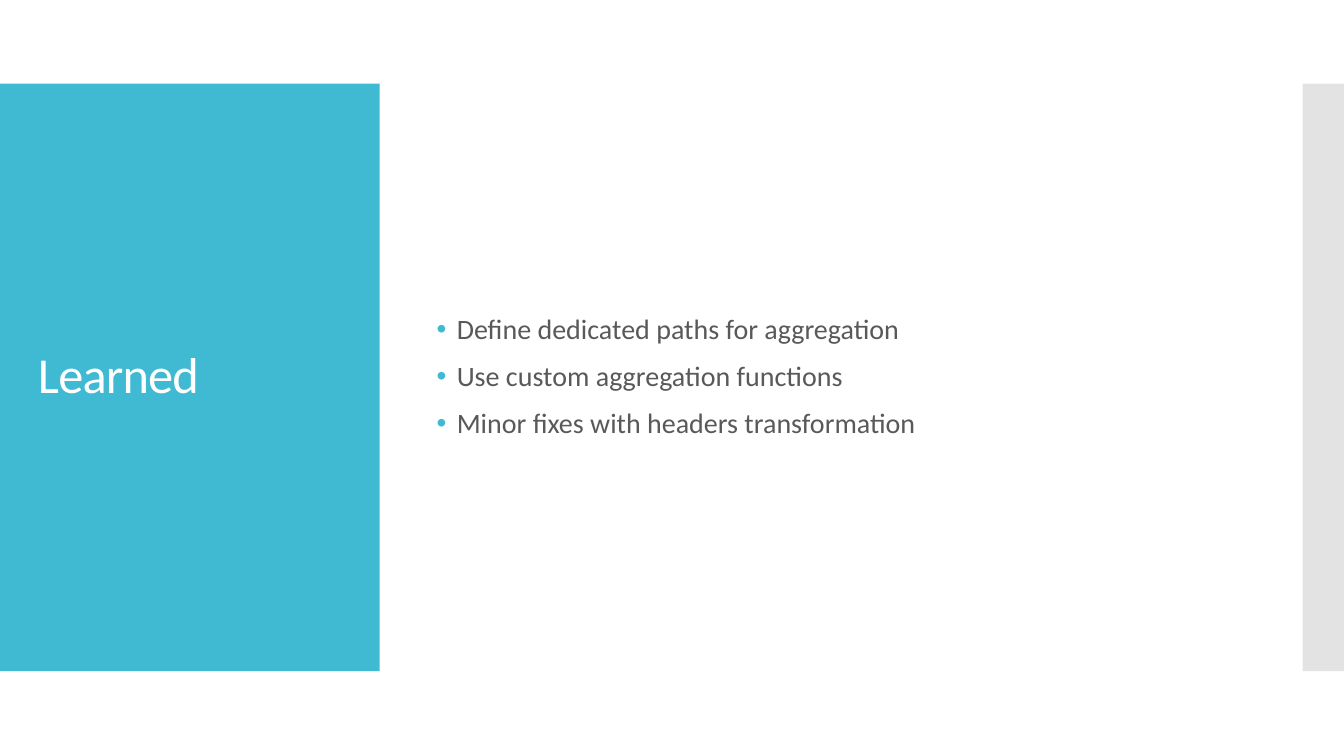
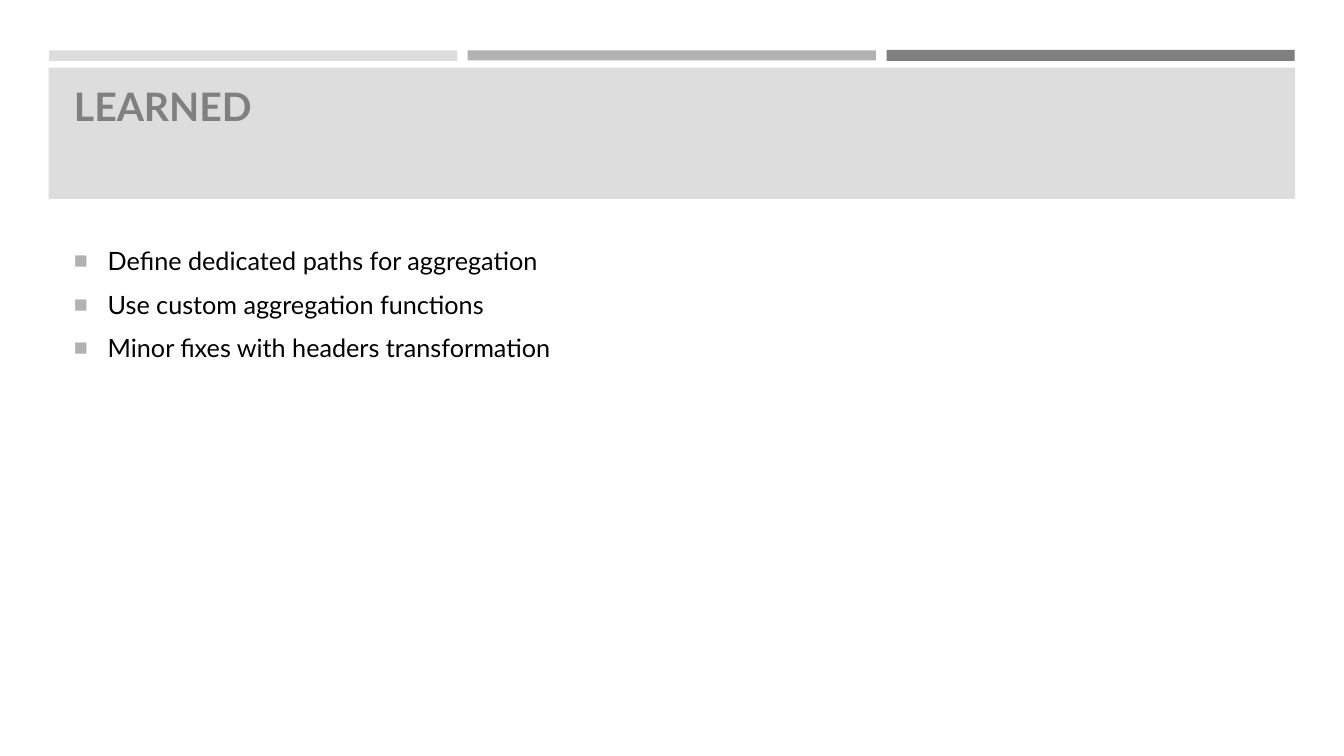
Before and after one commit to childotg/Events.2019, a slide deck: slide 14 of 190427 - Global Azure Bootcamp @Torino/API Gateway made easy with Ocelot and Containers.pptx (slide 11 before the commit). Drawn at 1344x756 pixels with LibreOffice and Linux fonts; fonts in the diff are those of the drawing; background and template pictures are left out. Boxes give left, top, right and bottom in pixels: in the first picture for what was removed or moved away, otherwise in the second. Text is boxed around its words. In the diff, an @@ line names an element or a change of style, - is before the commit and + after.

```diff
--- a/190427 - Global Azure Bootcamp @Torino/API Gateway made easy with Ocelot and Containers.pptx
+++ b/190427 - Global Azure Bootcamp @Torino/API Gateway made easy with Ocelot and Containers.pptx
@@ rectangle added at (x1=49, y1=50, x2=458, y2=60), fill #DDDDDD @@
@@ rectangle added at (x1=468, y1=50, x2=876, y2=60), fill #B2B2B2 @@
@@ rectangle added at (x1=886, y1=50, x2=1295, y2=62), fill #808080 @@
@@ rectangle removed at (x1=0, y1=84, x2=380, y2=671) @@
@@ rectangle added at (x1=48, y1=68, x2=1296, y2=199), fill #DDDDDD @@
@@ title "LEARNED" at (x1=74, y1=93, x2=252, y2=121): vertical alignment middle to top @@
@@ rectangle removed at (x1=1303, y1=84, x2=1344, y2=671) @@
@@ title at (x1=74, y1=93, x2=252, y2=121): text changed; size 36 to 28 pt; font Calibri to Lato; text colour #FFFFFF to #808080; bold on @@
-Learned
+LEARNED
@@ text "Define dedicated paths for aggregation" moved from (x1=457, y1=319, x2=915, y2=433) to (x1=108, y1=251, x2=550, y2=358) @@
@@ text "Define dedicated paths for aggregation" at (x1=108, y1=251, x2=550, y2=358): size 20 to 18 pt, font Calibri to Lato, text colour #595959 to #000000; bullet • to ■; line spacing 0.9 to 1; less space between paragraphs; bullet colour #40BAD2 to #B2B2B2; vertical alignment middle to top @@
```
Also in this commit, not shown: 19 other slides changed, 3 slides added, 1 other file.
